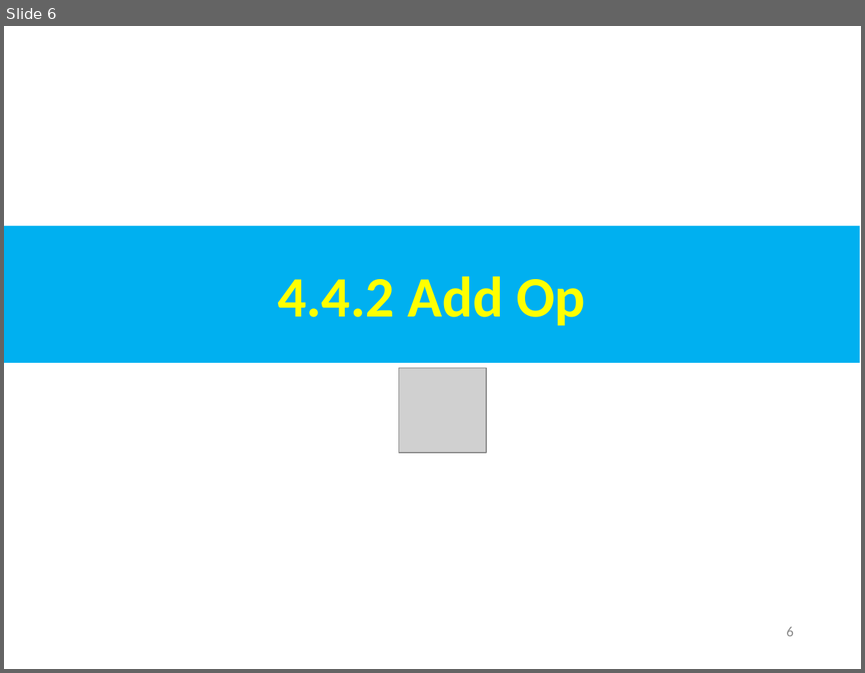
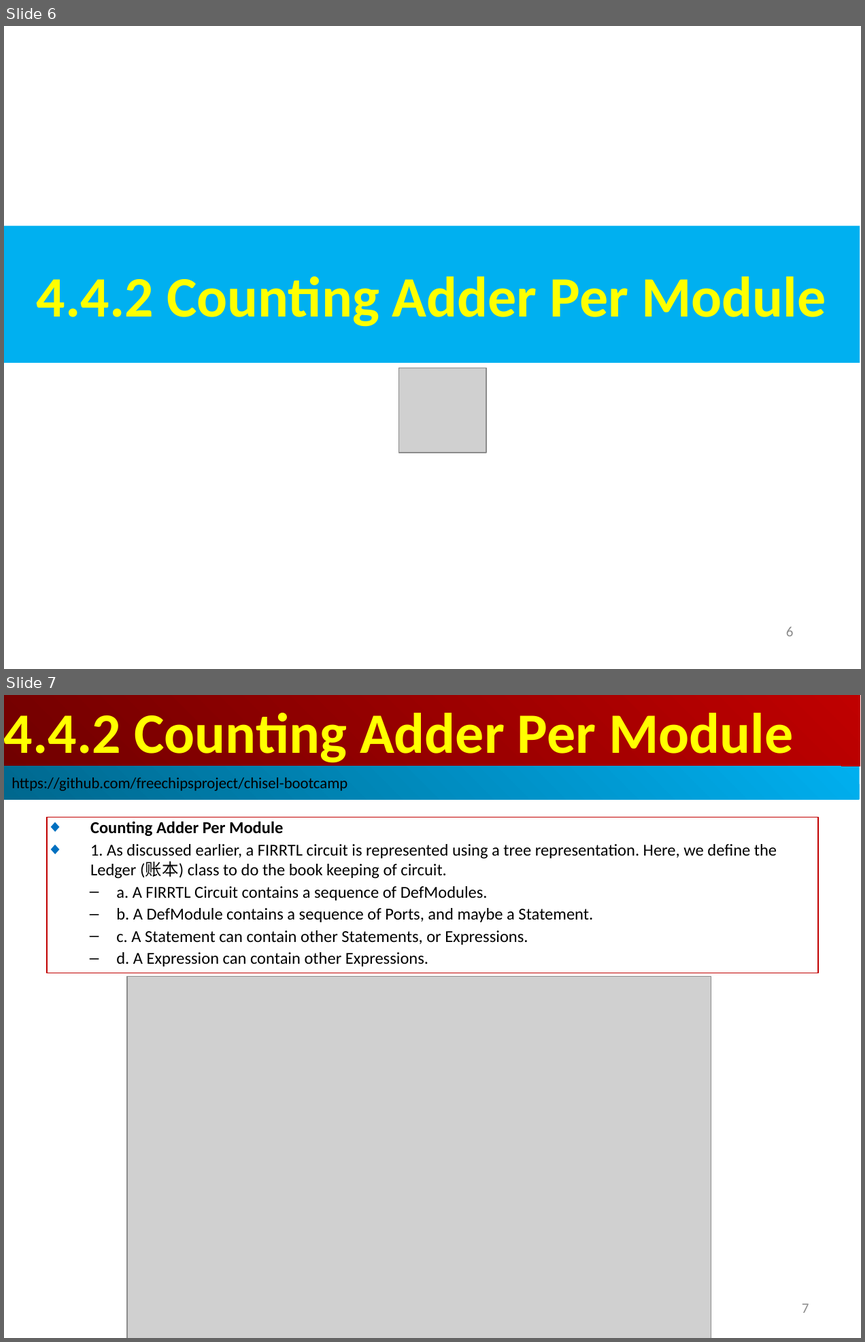
Before and after one commit to peterhchen/AIU_CS800_Chisel, a slide deck: 300_UCB_BC/004.4_Add_Op/000_Video/004.4_Add_Op.ppt. Shown one above the other, each under a label of ours: slide 6 before the commit, slides 6 and 7 after it. The pictures are 865x673 and 865x1342 pixels, drawn with LibreOffice and Linux fonts; fonts in the diff are those of the drawing; grey boxes stand for pictures. Boxes give left, top, right and bottom in pixels: in the first picture for what was removed or moved away, otherwise in the second. Text is boxed around its words. In the diff, an @@ line names an element or a change of style, - is before the commit and + after.

```diff
--- a/300_UCB_BC/004.4_Add_Op/000_Video/004.4_Add_Op.ppt
+++ b/300_UCB_BC/004.4_Add_Op/000_Video/004.4_Add_Op.ppt
@@ slide 7 added at <box>4,695,861,1338</box>, background #FFFFFF @@
@@ rectangle added at <box>4,695,860,766</box>, fill gradient #BF0000 to #710000, 48 pt, text #FFFF00, bold @@
+4.4.2 Counting Adder Per Module
@@ rectangle added at <box>4,766,859,800</box>, fill gradient #00AFEF to #00688E, 13 pt, text #000000 @@
+https://github.com/freechipsproject/chisel-bootcamp
@@ rectangle added at <box>47,817,818,972</box>, outline #C00000 0.74 pt, 14 pt, text #000000 @@
+◆ Counting Adder Per Module
+◆ 1. As discussed earlier, a FIRRTL circuit is represented using a tree representation. Here, we define the Ledger (账本) class to do the book keeping of circuit.
+  – a. A FIRRTL Circuit contains a sequence of DefModules.
+  – b. A DefModule contains a sequence of Ports, and maybe a Statement.
+  – c. A Statement can contain other Statements, or Expressions.
+  – d. A Expression can contain other Expressions.
@@ picture added at <box>127,976,711,1338</box> @@
@@ page number added at <box>802,1303,809,1312</box>, 12 pt, text #8B8B8B @@
+7
@@ slide 6 changed as well @@
@@ text in rectangle at <box>37,276,825,327</box>: text changed @@
-4.4.2 Add Op
+4.4.2 Counting Adder Per Module
```
Also in this commit, not shown: 1 other slide changed, 7 other slides added.
